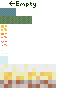
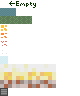
Before/after of a 80 x 96 layered artwork. What changed in the layer stack:
painted on "Layer 164" over [0, 88, 8, 96]
